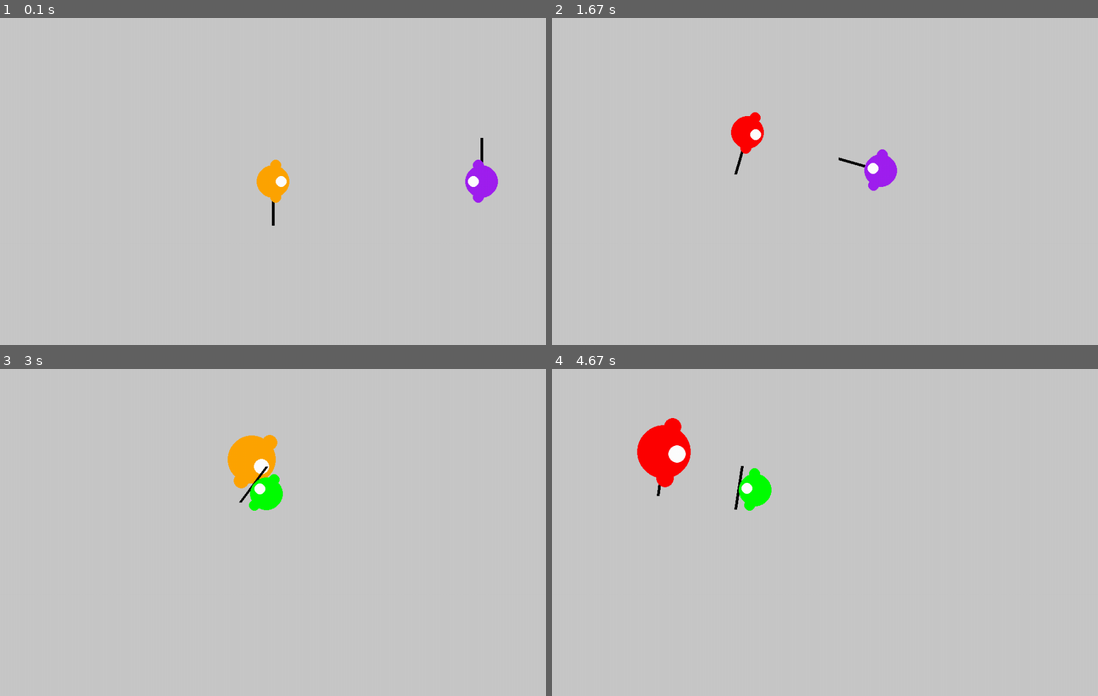
Above: before the commit, frames 1-4 (two rows, left to right).
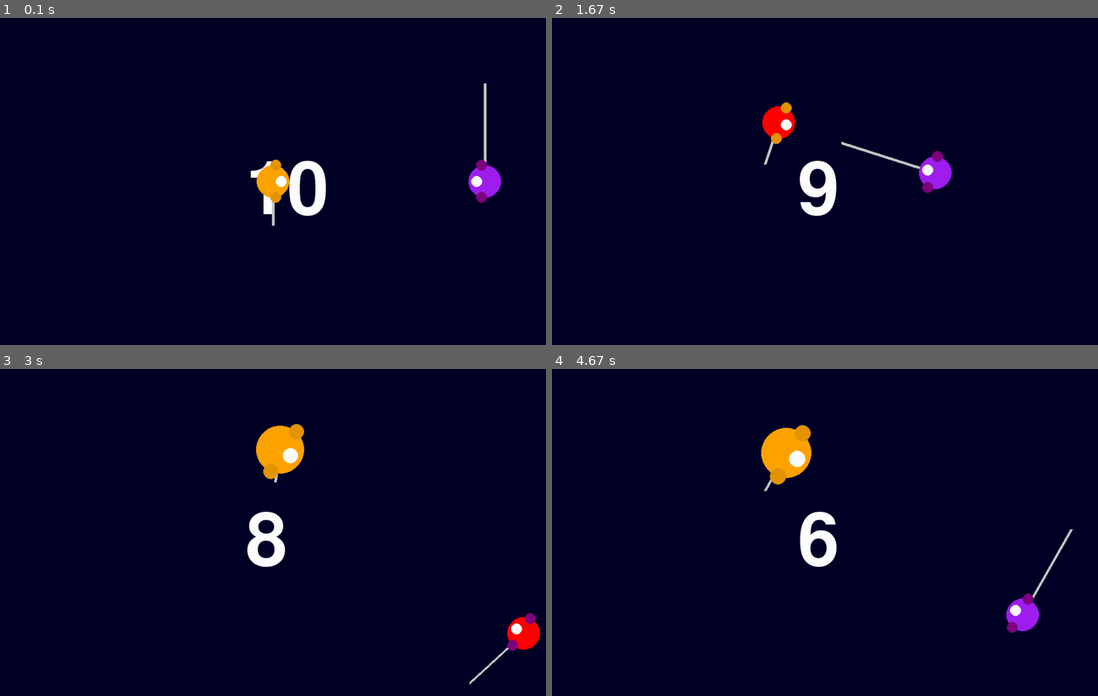
Above: after the commit, the same moments.

Repository: LWhite200/pygames
Game: pygame game, started from Final War/Final War.py
The game is run twice, just before and just after one commit, with the same random seed, the same clock (stepped at 60 frames per second) and the same inputs.
Inputs (mouse positions are in pixels of both pictures, inside the frame that each line leads up to):
- Up to frame 1 (0.1 s): no input
- Up to frame 2 (1.67 s): hold D 0.33-0.8 s; press the mouse at (879, 253) at 0.87 s; move the mouse to (764, 191) at 0.97 s; release the mouse at (655, 132) at 1.1 s; hold W 1.17-1.47 s; right-click (683, 60) at 1.55 s
- Up to frame 3 (3 s): hold D 1.83-2.3 s; press the mouse at (131, 411) at 2.37 s; move the mouse to (191, 512) at 2.47 s; release the mouse at (245, 617) at 2.6 s; hold A from 2.67 s (still down); tap Space at 2.73 s
- Up to frame 4 (4.67 s): tap Space at 3.03, 3.3, 3.63, 3.93, 4.07, 4.47 s; release A at 3.2 s; hold S 3.23-3.53 s; hold A 3.57-3.97 s; hold W 4-4.37 s; hold D from 4.4 s (still down)

The runs differ from the first frame. In frame 1, 99% of the frame differs, in the area x 0-100%, y 0-100%; in frame 2, 100%; in frame 3, 100%; in frame 4, 100%.

Commit message:
Add files via upload

Diff:
--- a/Final War/Final War.py
+++ b/Final War/Final War.py
@@ -1,6 +1,7 @@
 import pygame  # type: ignore
 import math
 import random
+from fractions import Fraction
 
 pygame.init()
 
@@ -8,17 +9,21 @@
 screen = pygame.display.set_mode((width, height))
 pygame.display.set_caption("Circle Game")
 
-ORANGE = (255, 165, 0)
+ORANGE = (230, 150, 0)
 PURPLE = (128, 0, 128)
 SHADOW_COLOR = (50, 50, 50, 100)
 
 class PlayObj:
-    def __init__(self, x, y, isPlay):
+    def __init__(self, x, y, isPlay, isLong):
         self.x = x
         self.y = y
+        self.maxHP = 100
+        self.curHP = self.maxHP
+        self.power = 25 if isLong else 22
         self.isPlay = isPlay
         self.inY = y
-        self.speed = 5 if self.isPlay else 3
+        self.speed = 3 if self.isPlay else 2
+        if not isLong: self.speed *= 2
         self.inRadius = 30
         self.radius = 30
         self.velocity_y = 0
@@ -27,45 +32,44 @@
         self.jump_strength = -8
         self.max_jump_height = 10
         self.rot = 0 if self.isPlay else 180
-        self.endRot = -120
+        self.endRot = -130
         self.startRot = 90
-        self.sword_rot = 90
+        self.sword_rot = self.startRot
         self.block = False
         self.swinging = False
-        self.swing_speed = 5
+        self.swing_speed = 1.5 if isLong else 5
         self.swing_cooldown = False
         self.cooldown = 0
-        self.swordSize = 80
+        self.swordNorm = 180 if isLong else 80
+        self.swordSize = self.swordNorm # 80
         self.jab= False
         self.rotation_speed = 5
-        self.kbv_x = 0  # Horizontal knockback velocity
+        self.kbv_x = 0
         self.kbv_y = 0
         self.beenHit = False
-
-        # sword coordinates
+        self.stunned = 0
+        self.stunStart = 0
         self.tX = 0
         self.tY = 0
         self.bX = 0
         self.bY = 0
 
-    def update(self, keys, enemy, right_click, left_click):
-
-        move_x, move_y = 0, 0
-
+    def knockBack(self):
         if self.beenHit:
             self.x += self.kbv_x
             self.y += self.kbv_y
-
-            # Gradual decay of knockback velocity (slower than 0.9 for a more noticeable knockback)
-            self.kbv_x *= 0.95  # Reduce the decay rate for smoother knockback
+            self.kbv_x *= 0.95
             self.kbv_y *= 0.95
 
-            # Stop knockback once velocities are small enough
             if abs(self.kbv_x) < 0.1 and abs(self.kbv_y) < 0.1:
                 self.kbv_x = 0
                 self.kbv_y = 0
                 self.beenHit = False
 
+    def update(self, keys, enemy, right_click, left_click):
+
+        move_x, move_y = 0, 0
+        self.knockBack()
 
         if not self.is_jumping and not keys[pygame.K_SPACE]:
             if keys[pygame.K_w]:
@@ -109,61 +113,118 @@
         self.x = max(self.radius, min(self.x, width - self.radius))
         self.y = max(self.radius, min(self.y, height - self.radius))
 
-        self.block = False
-        # Handle sword swinging
-        if left_click and not right_click and not self.swinging and not self.swing_cooldown and not self.jab:
-            self.swinging = True
-            self.sword_rot = self.startRot  # Start swing from right to left (90 degrees left)
-            self.swordSize = 80
-        elif left_click and right_click and self.swinging and not self.jab:
+        # The button presses to do things when nothing going on
+        if self.block and not (left_click and right_click):
+            self.block = False
+        if not self.block and not self.swinging and not self.swing_cooldown and not self.jab:
+            if left_click:
+                self.swinging = True
+                self.sword_rot = self.startRot
+                self.swordSize = self.swordNorm
+            elif right_click:
+                self.jab = True
+            else:
+                self.block = False
+                self.jab = False
+                self.sword_rot = self.startRot
+                self.swordSize = self.swordNorm
+        elif left_click and right_click:
             self.block = True
-        elif right_click and not self.swinging and not self.swing_cooldown and not self.jab:
-            self.sword_rot = 0
-            self.swordSize = 60
-            if left_click and not self.jab:
-                self.jab = True
-        elif not self.swinging and not self.jab:
+        elif not right_click and not (self.swinging or self.swing_cooldown):
+            self.block = False
             self.sword_rot = self.startRot
-            self.swordSize = 80
-            self.block = False
+            self.swordSize = self.swordNorm
+
 
         self.doMove()
 
     def updateEnemy(self):
+        self.knockBack()
+        distPla = 75
+        if self.curHP < (self.maxHP // 2):
+            distPla *= 2
+        distPla = max(distPla, player.swordSize)
         if player and not player.is_jumping:
-            # Calculate angle to player
             angle_to_enemy = math.atan2(player.y - self.y, player.x - self.x)
-
-            # Smooth rotation: Interpolate between current rotation and target rotation
             target_rot = math.degrees(angle_to_enemy)
-            delta_rot = (target_rot - self.rot) % 360  # Ensure delta is between 0-360
+            delta_rot = (target_rot - self.rot) % 360
             if delta_rot > 180:
-                delta_rot -= 360  # Make rotation wrap around (-180 to 180 range)
-
-            # Apply a small smooth rotation adjustment
+                delta_rot -= 360
             self.rot += max(-self.rotation_speed, min(self.rotation_speed, delta_rot))
-
-        # Calculate distance to player
         dist_to_player = math.sqrt((self.x - player.x)**2 + (self.y - player.y)**2)
-
-        # Adjust speed based on distance to the player (slow down when close)
-        if dist_to_player > 75:
+        if dist_to_player > distPla:
             move_x = self.speed * math.cos(math.radians(self.rot))
             move_y = self.speed * math.sin(math.radians(self.rot))
-
-            # Apply movement
             self.x += move_x
             self.y += move_y
+        self.x = max(self.radius, min(self.x, width - self.radius))
+        self.y = max(self.radius, min(self.y, height - self.radius))
+
+
+        if not self.is_jumping:
+            self.inY = self.y
+        elif self.is_jumping:
+            self.y += self.velocity_y
+            self.velocity_y += self.gravity
+            if self.y >= self.inY:
+                self.y = self.inY
+                self.is_jumping = False
+                self.velocity_y = 0
+            if self.is_jumping:
+                self.radius = self.inRadius + abs(self.y - self.inY) // 3
+            else:
+                self.radius = 30
+
+        if self.block or self.jab:
+            self.cooldown -= 1
+            if self.cooldown <= 0:
+                self.block = False
+                self.jab = False
+                self.cooldown = 0
 
         # Check for sword swing initiation based on distance
-        if dist_to_player <= self.swordSize * 2 and not self.swinging and not self.swing_cooldown and not self.jab and not self.block:
-            if random.random() > .5:
-                self.block = True
-                self.cooldown = 120
-            elif random.random() > .25:
-                self.jab = True
-            elif random.random() > 0.0:
-                self.swinging = True
+        if dist_to_player <= distPla * 2 and not self.swinging and not self.swing_cooldown and not self.is_jumping and self.cooldown <= 0:
+            if player.stunned:
+                if random.random() > 0.40:
+                    self.swinging = True
+                else:
+                    self.jab = True
+                    self.cooldown = 80 if random.random() > .5 else 30
+            elif player.block:
+                if 0.7 > random.random() > .45:
+                    self.inY = self.y
+                    self.is_jumping = True
+                    self.velocity_y = self.jump_strength
+                elif random.random() > 0.25:
+                    self.swinging = True
+                elif random.random() > 0:
+                    self.block = True
+                    self.cooldown = 100 if random.random() > .5 else 60
+                else:
+                    self.jab = True
+                    self.cooldown = 80 if random.random() > .5 else 30
+            elif player.jab or player.swinging:
+                if random.random() > 0.70:
+                    self.block = True
+                    self.cooldown = 120 if random.random() > .5 else 60
+                elif random.random() > .60:
+                    self.swinging = True
+                elif random.random() > .45:
+                    self.inY = self.y
+                    self.is_jumping = True
+                    self.velocity_y = self.jump_strength
+                elif random.random() > 30:
+                    self.jab = True
+                    self.cooldown = 80 if random.random() > .5 else 30
+            else:
+                if random.random() > 0.80:
+                    self.block = True
+                    self.cooldown = 120 if random.random() > .5 else 60
+                elif random.random() > .50:
+                    self.jab = True
+                    self.cooldown = 80 if random.random() > .5 else 30
+                elif random.random() > .20:
+                    self.swinging = True
 
         self.doMove()
 
@@ -172,41 +233,36 @@
         " combo attacks "
 
         if self.jab:
-            self.sword_rot = 0
-            if not self.swing_cooldown:
-                self.swordSize += self.swing_speed * 3
-                if self.swordSize >= 130:
-                    self.swing_cooldown = True
-            else:
-                self.swordSize -= self.swing_speed * 2
-                if self.swordSize <= 80:
-                    self.swing_cooldown = False
-                    self.swordSize = 80
-                    self.jab = False
+            if self.sword_rot != 0:
+                if self.sword_rot > 0:
+                    self.sword_rot -= 2 * self.swing_speed
+                elif self.sword_rot < 0:
+                    self.sword_rot += 2 * self.swing_speed
+
+                if abs(self.sword_rot) < 10:
+                    self.sword_rot = 0
+
+            self.swordSize = self.swordNorm
+            if player == self and not right_click:
+                self.jab = False
+
 
         elif self.swinging:
             if not self.swing_cooldown:
                 self.sword_rot -= self.swing_speed * 3
                 if self.sword_rot <= self.endRot:
-                    if not left_click:
-                        self.sword_rot = self.sword_rot
-                        self.swing_cooldown = True
-                    else:
-                        self.sword_rot = self.endRot
+                    self.sword_rot = self.sword_rot
+                    self.swing_cooldown = True
             elif self.swing_cooldown:
-                self.sword_rot += self.swing_speed * 1.5
-                self.swordSize = 60
+                self.sword_rot += self.swing_speed * 1.75
+                self.swordSize = int(self.swordNorm * Fraction(3, 4))
                 if self.sword_rot >= self.startRot:
                     self.sword_rot = self.startRot
                     self.swing_cooldown = False
                     self.swinging = False
-                    self.swordSize = 80
-        elif self.block:
-            self.cooldown -= 1
-            if self.cooldown <= 0:
-                self.block = False
-
-
+                    self.swordSize = self.swordNorm
+
+    # check if you've been hit
     def checkHit(self):
         other = None
         if self.isPlay:
@@ -214,37 +270,58 @@
         else:
             other = player
 
-        dist = math.sqrt((self.x - other.tX)**2 + (self.y - other.tY)**2)
-
-
-
-        if dist < self.radius and not self.block and not self.beenHit:
-            print("Someone Was Hit")
+        dist1 = math.sqrt((self.x - other.tX)**2 + (self.y - other.tY)**2)
+        dist2 = math.sqrt((self.x - ((other.tX + other.bX) //2))**2 + (self.y - ((other.tY + other.bY) //2))**2)
+        dist3 = math.sqrt((self.x - other.bX)**2 + (self.y - other.bY)**2)
+        dist4 = math.sqrt((self.x - other.x)**2 + (self.y - other.y)**2) # body collision
+
+        if (dist1 < self.radius or dist2 < self.radius * 2 or dist3 < self.radius) and not self.block and not self.beenHit and not self.is_jumping and not other.block:
             self.beenHit = True
-
+            knockback_magnitude = 15
+            if other.jab:
+                self.curHP -= other.power // 2
+            else:
+                self.curHP -= other.power
+                knockback_magnitude *= 2
+
+            if self.curHP <= 0:
+                self.curHP = 0
             knockback_angle = math.atan2(self.y - other.y, self.x - other.x)
-            knockback_magnitude = 15  # You can adjust this for stronger/weaker knockbacks
-
+              # You can adjust this for stronger/weaker knockbacks
             self.kbv_x = knockback_magnitude * math.cos(knockback_angle)
             self.kbv_y = knockback_magnitude * math.sin(knockback_angle)
 
+        elif (dist1 < self.radius * 2 or dist2 < self.radius * 2 or dist3 < self.radius) and self.block and other.jab and not self.beenHit:
+            other.stunned = 900  # mili second
+            other.stunStart = pygame.time.get_ticks()
+
+        elif (dist4 < self.radius * 2.5) and other.is_jumping and self.block and not self.beenHit:
+            self.beenHit = True
+            self.curHP -= other.power // 4
+            if self.curHP <= 0:
+                self.curHP = 0
+            knockback_angle = math.atan2(self.y - other.y, self.x - other.x)
+            knockback_magnitude = 15
+            self.kbv_x = knockback_magnitude * math.cos(knockback_angle)
+            self.kbv_y = knockback_magnitude * math.sin(knockback_angle)
+
 
 
     def draw(self, screen):
-
         colPLa = "Orange" if self.isPlay else "Purple"
-
+        colPLa2 = ORANGE if self.isPlay else PURPLE
         colPLa = "Green" if self.block else colPLa
-
         if self.beenHit:
             colPLa = "Red"
+        if self.stunned != 0:
+            colPLa = "Blue"
 
         # sword
         if not self.block:
             sword_length = self.swordSize
             sword_x = self.x + sword_length * math.cos(math.radians(self.sword_rot + self.rot))
             sword_y = self.y + sword_length * math.sin(math.radians(self.sword_rot + self.rot))
-            pygame.draw.line(screen, "Black", (self.x, self.y), (sword_x, sword_y), 5)
+            pygame.draw.line(screen, (200,200,200), (self.x, self.y), (sword_x, sword_y), 5)
 
             self.bX = self.x
             self.bY = self.y
@@ -269,7 +346,7 @@
             self.tX = rotated_bX
             self.tY = rotated_bY
 
-            pygame.draw.line(screen, "Black", (rotated_tX, rotated_tY), (rotated_bX, rotated_bY), 5)
+            pygame.draw.line(screen, (200,200,200), (rotated_tX, rotated_tY), (rotated_bX, rotated_bY), 5)
 
         self.checkHit()
 
@@ -278,35 +355,54 @@
         pygame.draw.circle(shadow_surface, SHADOW_COLOR, (self.x, self.y), self.inRadius)
         screen.blit(shadow_surface, (self.x + 5 - self.inRadius, self.inY + 5 - self.inRadius))
         pygame.draw.circle(screen, colPLa, (self.x, self.y), self.radius)
-
-        # Draw eyes
-        oS = self.radius // 2  # Eye offset distance from center (can be adjusted)
+        oS = self.radius // 2 # Draw eyes
         eye_x = self.x + oS * math.cos(math.radians(self.rot))
         eye_y = self.y + oS * math.sin(math.radians(self.rot))
         pygame.draw.circle(screen, "White", (int(eye_x), int(eye_y)), self.radius // 3)
-
-        # right
-        eye_offset = self.radius
+        eye_offset = self.radius # right
         adjusted_rot = self.rot + 80
         eye_x = self.x + eye_offset * math.cos(math.radians(adjusted_rot))
         eye_y = self.y + eye_offset * math.sin(math.radians(adjusted_rot))
-        pygame.draw.circle(screen, colPLa , (int(eye_x), int(eye_y)), self.radius // 3)
-
-        # left
-        eye_offset = self.radius
+        pygame.draw.circle(screen, colPLa2 , (int(eye_x), int(eye_y)), self.radius // 3)
+        eye_offset = self.radius # left
         adjusted_rot = self.rot - 80
         eye_x = self.x + eye_offset * math.cos(math.radians(adjusted_rot))
         eye_y = self.y + eye_offset * math.sin(math.radians(adjusted_rot))
-        pygame.draw.circle(screen, colPLa , (int(eye_x), int(eye_y)), self.radius // 3)
-
-
-# Initialize player and enemy
-player = PlayObj(width // 2, height // 2, True)
-enemy = PlayObj(width - 100, height // 2, False)
+        pygame.draw.circle(screen, colPLa2 , (int(eye_x), int(eye_y)), self.radius // 3)
+
+def reset():
+    global player, enemy, start_time, timer_duration
+
+    # Reset player and enemy positions, health, and other stats
+    player = PlayObj(width // 2, height // 2, True, True if random.random() > 0.5 else False)
+    enemy = PlayObj(width - 100, height // 2, False, True if random.random() > 0.5 else False)
+
+    # Reset game timer
+    start_time = pygame.time.get_ticks()
+    timer_duration = 11000  # Set back to the initial duration
+
+def show_game_over_screen():
+    font = pygame.font.SysFont(None, 48)
+    game_over_text = font.render("GAME OVER", True, (255, 0, 0))
+    player_hp_text = font.render(f"Player HP: {player.curHP} / {player.maxHP}", True, (255, 255, 255))
+    enemy_hp_text = font.render(f"Enemy HP: {enemy.curHP} / {enemy.maxHP}", True, (255, 255, 255))
+
+    screen.fill((0, 0, 0))  # Black background for game over screen
+    screen.blit(game_over_text, (width // 2 - game_over_text.get_width() // 2, height // 4))
+    screen.blit(player_hp_text, (width // 2 - player_hp_text.get_width() // 2, height // 2 - 50))
+    screen.blit(enemy_hp_text, (width // 2 - enemy_hp_text.get_width() // 2, height // 2))
+
+    pygame.display.flip()
+
+player = PlayObj(width // 2, height // 2, True, True if random.random() > 0.5 else False)
+enemy = PlayObj(width - 100, height // 2, False, True if random.random() > 0.5 else False)
 running = True
 clock = pygame.time.Clock()
 left_click = False
 right_click = False
+
+start_time = pygame.time.get_ticks()
+timer_duration = 11000
 
 while running:
     for event in pygame.event.get():
@@ -322,13 +418,56 @@
                 left_click = False
             elif event.button == 3:
                 right_click = False
-    keys = pygame.key.get_pressed()
-    player.update(keys, enemy, right_click, left_click)
-    enemy.updateEnemy()
-    screen.fill((200, 200, 200))
-    player.draw(screen)
-    enemy.draw(screen)
-    pygame.display.flip()
+
+    elapsed_time = pygame.time.get_ticks() - start_time
+    remaining_time = max(0, timer_duration - elapsed_time)
+
+    if player.curHP <= 0 or enemy.curHP <= 0 or remaining_time <= 0:
+        show_game_over_screen()
+        pygame.time.wait(2000)
+        reset()
+    else:
+        keys = pygame.key.get_pressed()
+        if player.stunned == 0:
+            player.update(keys, enemy, right_click, left_click)
+        else:
+            player.sword_rot = player.startRot
+            player.jab = False
+            player.swing_cooldown = False
+            player.swinging = False
+            if (pygame.time.get_ticks() - player.stunStart) > player.stunned:
+                player.stunned = 0
+                player.stunStart = 0
+
+        if enemy.stunned == 0:
+            enemy.updateEnemy()
+        else:
+            enemy.sword_rot = enemy.startRot
+            enemy.jab = False
+            enemy.swing_cooldown = False
+            enemy.swinging = False
+            enemy.cooldown = 0
+            if (pygame.time.get_ticks() - enemy.stunStart) > enemy.stunned:
+                enemy.stunned = 0
+                enemy.stunStart = 0
+
+        screen.fill((0, 0, 40))
+        font = pygame.font.SysFont(None, 200)
+        timer_text = font.render(f"{remaining_time // 1000}", True, (255, 255, 255))
+
+        screen.blit(timer_text, (width // 2 - 50, height // 2 - 50))
+        if enemy.is_jumping:
+            player.draw(screen)
+            enemy.draw(screen)
+        else:
+            enemy.draw(screen)
+            player.draw(screen)
+
+
+
+        pygame.display.flip()
+
+
     clock.tick(60)
 
 pygame.quit()
